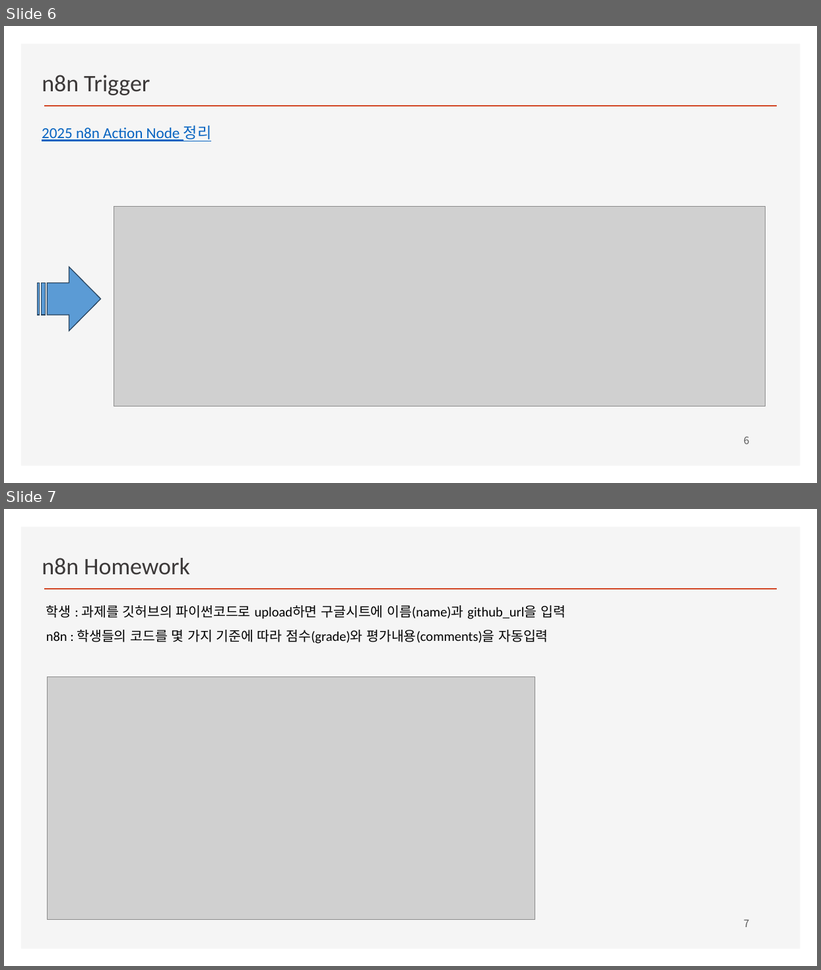
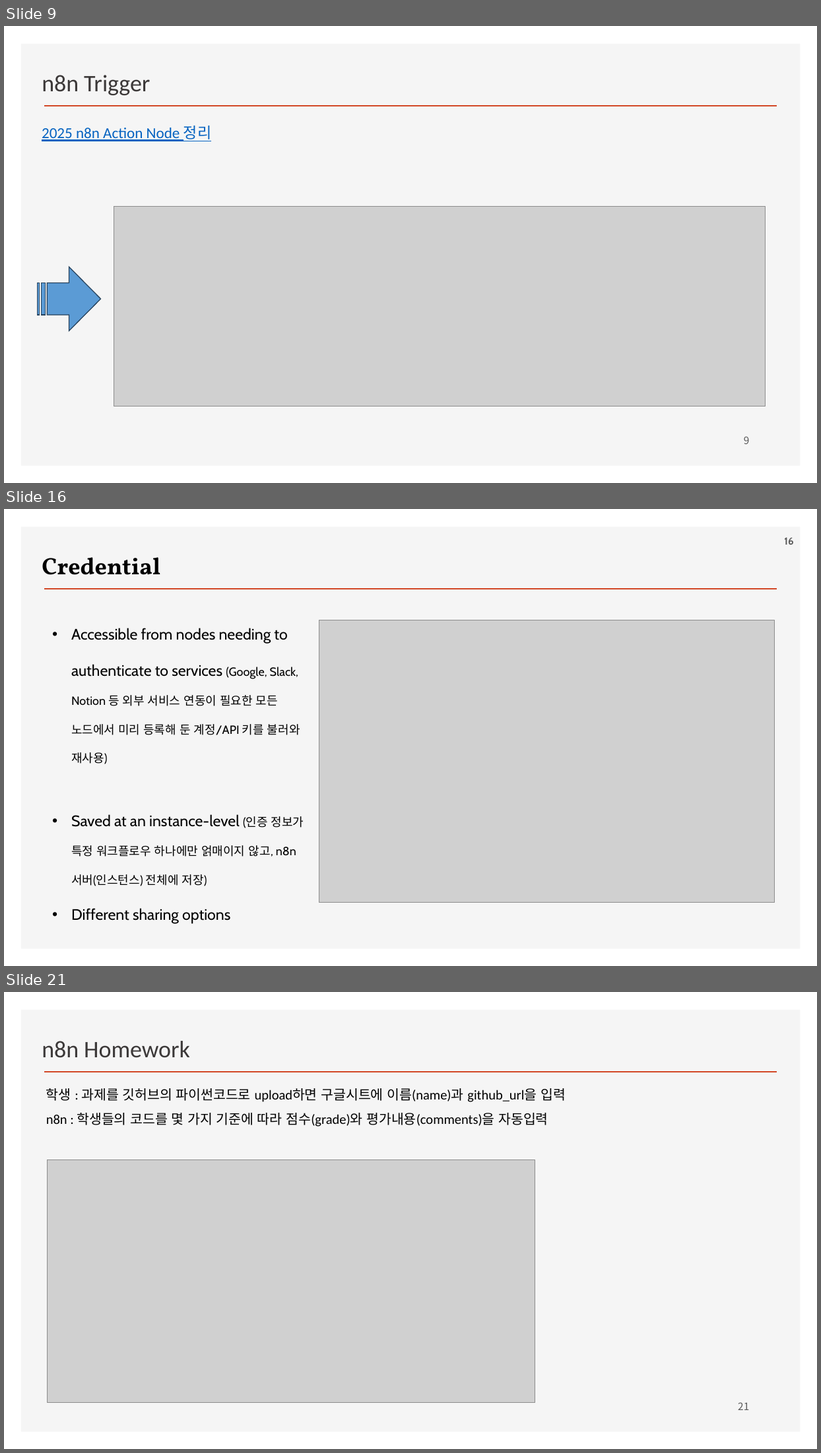
Before and after one commit to ancestor9/2026_Fall_Learning-Langchain-AI-Agent, a slide deck: PPTs/04_AI Workflow_n8n.pptx. Shown one above the other, each under a label of ours: slides 6 and 7 before the commit, slides 9, 16 and 21 after it; the slides between them are not shown. The pictures are 821x970 and 821x1453 pixels, drawn with LibreOffice and Linux fonts; fonts in the diff are those of the drawing; grey boxes stand for pictures; background and template pictures are left out. Boxes give left, top, right and bottom in pixels: in the first picture for what was removed or moved away, otherwise in the second. Text is boxed around its words. In the diff, an @@ line names an element or a change of style, - is before the commit and + after.

```diff
--- a/PPTs/04_AI Workflow_n8n.pptx
+++ b/PPTs/04_AI Workflow_n8n.pptx
@@ slide 16 added at <box>4,509,817,966</box>, background #FFFFFF; not listed: 2 template elements that a slide beside it also shows @@
@@ page number added at <box>784,537,793,545</box>, 12 pt, text #595959, bold @@
+16
@@ text added at <box>42,557,160,575</box>, 28 pt, text #000000, bold @@
+Credential
@@ picture added at <box>319,620,775,902</box> @@
@@ text added at <box>71,628,304,924</box>, 14 pt, text #000000 @@
+• Accessible from nodes needing to authenticate to services (Google, Slack, Notion 등 외부 서비스 연동이 필요한 모든 노드에서 미리 등록해 둔 계정/API 키를 불러와 재사용)
+• Saved at an instance-level (인증 정보가 특정 워크플로우 하나에만 얽매이지 않고, n8n 서버(인스턴스) 전체에 저장)
+• Different sharing options
@@ what was slide 6 is now slide 9 @@
@@ page number at <box>744,437,750,444</box>: text changed @@
-6
+9
@@ what was slide 7 is now slide 21 @@
@@ page number at <box>738,1403,749,1410</box>: text changed @@
-7
+21
```
Also in this commit, not shown: 13 other slides added.
